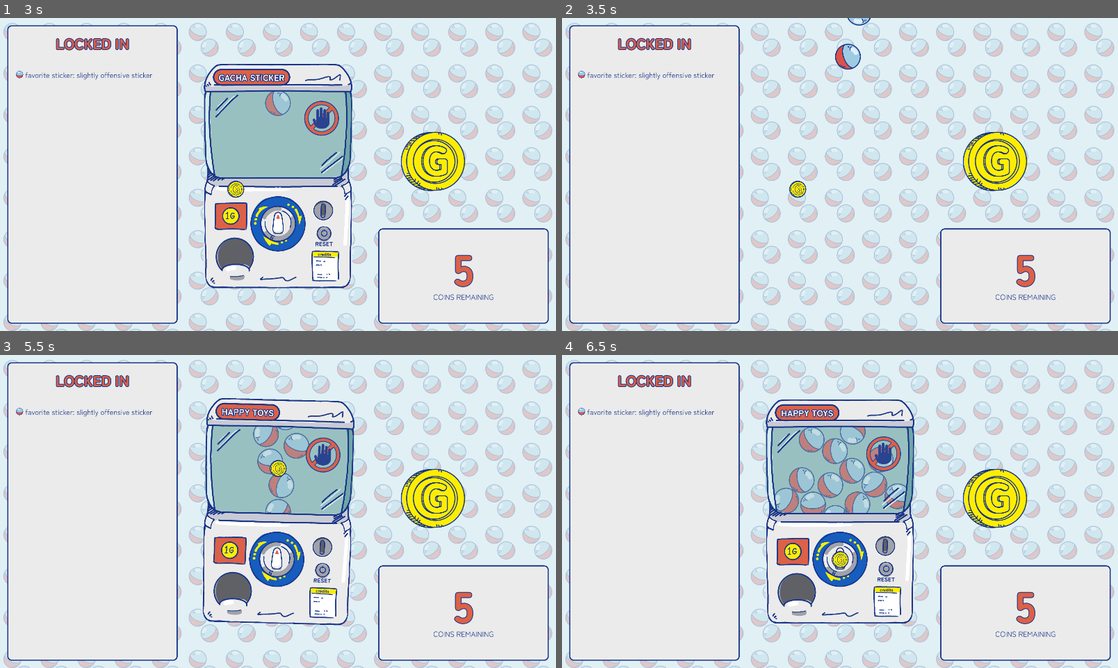
Above: before the commit, frames 1-4 (two rows, left to right).
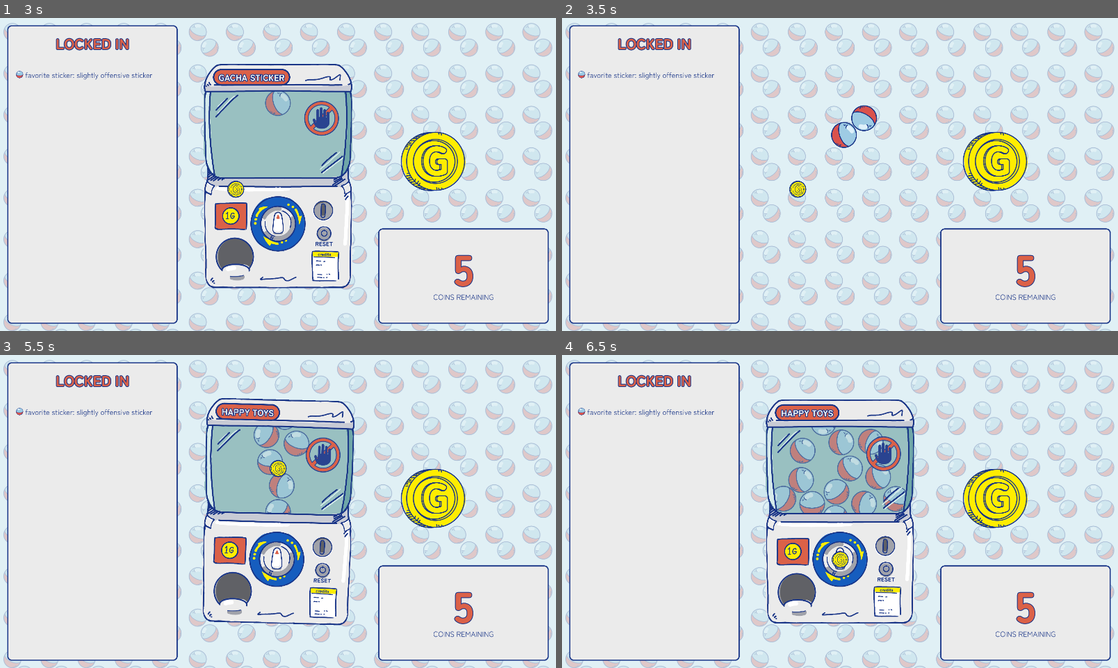
Above: after the commit, the same moments.

Repository: Jelligeth/GachaLife
Game: Godot game, scene res://scenes/main.tscn
The game is run twice, just before and just after one commit, with the same random seed, the same clock (stepped at 60 frames per second) and the same inputs.
Inputs (mouse positions are in pixels of both pictures, inside the frame that each line leads up to):
- Up to frame 1 (3 s): click "BEGIN" at 0.5 s; tap Enter at 1.25 s; move the mouse to (433, 158) at 1.27 s; click (433, 158) at 1.42 s; move the mouse to (233, 255) at 2.02 s; click (233, 255) at 2.17 s; click "LOCK IT IN" at 2.75 s
- Up to frame 2 (3.5 s): no input
- Up to frame 3 (5.5 s): move the mouse to (333, 442) at 3.52 s; click (333, 442) at 3.67 s; tap Space at 4.25 s; move the mouse to (250, 574) at 4.27 s; click (250, 574) at 4.42 s; move the mouse to (278, 467) at 5.02 s; click (278, 467) at 5.17 s
- Up to frame 4 (6.5 s): move the mouse to (840, 558) at 5.77 s; click (840, 558) at 5.92 s

Frame 1 is identical in both runs. In frame 2, 0.9% of the frame differs, in the area x 48-57%, y 0-42%; in frame 3, 0.4%; in frame 4, 2.3%, in the area x 37-62%, y 23-51%.

Commit message:
changes audio players to not be 2D

Diff:
--- a/scenes/UI.tscn
+++ b/scenes/UI.tscn
@@ -9,8 +9,8 @@
 [ext_resource type="Texture2D" uid="uid://cfrw3nykkilyl" path="res://art/half1.png" id="6_3na0x"]
 [ext_resource type="AudioStream" uid="uid://c36t50lpvck5n" path="res://sounds/lock.mp3" id="7_0k1jr"]
 [ext_resource type="AudioStream" uid="uid://e0tymq62s0q2" path="res://sounds/win.mp3" id="7_yn8xi"]
-[ext_resource type="AudioStream" uid="uid://b3uev3cy4mmrx" path="res://sounds/discard.wav" id="8_axprb"]
-[ext_resource type="AudioStream" uid="uid://c1terjn0fsr4c" path="res://sounds/ball/pop_open_1.wav" id="10_i8dcv"]
+[ext_resource type="AudioStream" uid="uid://dkdgcbrbm46m3" path="res://sounds/discard.mp3" id="8_26eml"]
+[ext_resource type="AudioStream" uid="uid://bwrdbyttvmqu" path="res://sounds/ball/pop_open_1.mp3" id="10_osndb"]
 [ext_resource type="PackedScene" uid="uid://d8cvbmyb61mv" path="res://scenes/background.tscn" id="11_iv72y"]
 
 [sub_resource type="StyleBoxFlat" id="StyleBoxFlat_r0ur3"]
@@ -42,10 +42,10 @@
 restart_button = NodePath("Theme/EndScreen/VBoxContainer/ButtonRestart")
 end_screen = NodePath("Theme/EndScreen")
 end_list = NodePath("Theme/EndScreen/VBoxContainer/EndList")
-open_ball_audio = NodePath("Theme/RewardScreen/AudioStreamPlayer2D")
-lock_audio = NodePath("Theme/RewardScreen/HboxContainer/MarginContainer/VBoxContainer/HBoxContainer/ButtonLock/AudioStreamPlayer2D")
-discard_audio = NodePath("Theme/RewardScreen/HboxContainer/MarginContainer/VBoxContainer/HBoxContainer/ButtonDiscard/AudioStreamPlayer2D2")
-win_audio = NodePath("Theme/EndScreen/WinAudio")
+open_ball_audio = NodePath("Theme/Audio/PopOpenAudio")
+lock_audio = NodePath("Theme/Audio/LockItInAudio")
+discard_audio = NodePath("Theme/Audio/DiscardAudio")
+win_audio = NodePath("Theme/Audio/WinAudio")
 
 [node name="Theme" type="Control" parent="."]
 layout_mode = 3
@@ -211,15 +211,13 @@
 horizontal_alignment = 1
 
 [node name="RewardScreen" type="PanelContainer" parent="Theme"]
-visible = false
-layout_mode = 1
-anchors_preset = 15
-anchor_right = 1.0
-anchor_bottom = 1.0
-grow_horizontal = 2
-grow_vertical = 2
-size_flags_horizontal = 3
-mouse_filter = 2
+layout_mode = 1
+anchors_preset = 15
+anchor_right = 1.0
+anchor_bottom = 1.0
+grow_horizontal = 2
+grow_vertical = 2
+size_flags_horizontal = 3
 
 [node name="ColorRect" type="ColorRect" parent="Theme/RewardScreen"]
 material = SubResource("ShaderMaterial_rcj0h")
@@ -317,32 +315,18 @@
 text = "LOCK
 IT IN"
 
-[node name="AudioStreamPlayer2D" type="AudioStreamPlayer2D" parent="Theme/RewardScreen/HboxContainer/MarginContainer/VBoxContainer/HBoxContainer/ButtonLock"]
-stream = ExtResource("7_0k1jr")
-volume_db = 10.0
-
 [node name="ButtonDiscard" type="Button" parent="Theme/RewardScreen/HboxContainer/MarginContainer/VBoxContainer/HBoxContainer"]
 layout_mode = 2
 size_flags_horizontal = 3
 text = "THROW
 IT AWAY"
 
-[node name="AudioStreamPlayer2D2" type="AudioStreamPlayer2D" parent="Theme/RewardScreen/HboxContainer/MarginContainer/VBoxContainer/HBoxContainer/ButtonDiscard"]
-position = Vector2(-574, 0)
-stream = ExtResource("8_axprb")
-volume_db = 10.0
-
 [node name="TextureRect2" type="TextureRect" parent="Theme/RewardScreen/HboxContainer"]
 layout_mode = 2
 mouse_filter = 2
 texture = ExtResource("6_3na0x")
 
-[node name="AudioStreamPlayer2D" type="AudioStreamPlayer2D" parent="Theme/RewardScreen"]
-stream = ExtResource("10_i8dcv")
-volume_db = 10.0
-
 [node name="EndScreen" type="PanelContainer" parent="Theme"]
-visible = false
 z_index = 2
 clip_contents = true
 layout_mode = 1
@@ -382,12 +366,7 @@
 theme_override_font_sizes/font_size = 80
 text = "THE END?"
 
-[node name="WinAudio" type="AudioStreamPlayer2D" parent="Theme/EndScreen"]
-stream = ExtResource("7_yn8xi")
-volume_db = 20.0
-
 [node name="StartScreen" type="PanelContainer" parent="Theme"]
-visible = false
 z_index = 2
 clip_contents = true
 layout_mode = 1
@@ -459,6 +438,31 @@
 theme_override_font_sizes/font_size = 80
 text = "BEGIN"
 
+[node name="Audio" type="Control" parent="Theme"]
+layout_mode = 1
+anchors_preset = 15
+anchor_right = 1.0
+anchor_bottom = 1.0
+grow_horizontal = 2
+grow_vertical = 2
+mouse_filter = 2
+
+[node name="LockItInAudio" type="AudioStreamPlayer" parent="Theme/Audio"]
+stream = ExtResource("7_0k1jr")
+volume_db = 10.0
+
+[node name="WinAudio" type="AudioStreamPlayer" parent="Theme/Audio"]
+stream = ExtResource("7_yn8xi")
+volume_db = 10.0
+
+[node name="PopOpenAudio" type="AudioStreamPlayer" parent="Theme/Audio"]
+stream = ExtResource("10_osndb")
+volume_db = 10.0
+
+[node name="DiscardAudio" type="AudioStreamPlayer" parent="Theme/Audio"]
+stream = ExtResource("8_26eml")
+volume_db = 10.0
+
 [connection signal="pressed" from="Theme/Game/HBoxContainer/Credits/Panel/VBoxContainer/Button" to="Theme/Game/HBoxContainer/Credits/Panel" method="hide"]
 [connection signal="pressed" from="Theme/RewardScreen/HboxContainer/MarginContainer/VBoxContainer/HBoxContainer/ButtonLock" to="." method="_on_button_lock_pressed"]
 [connection signal="pressed" from="Theme/RewardScreen/HboxContainer/MarginContainer/VBoxContainer/HBoxContainer/ButtonDiscard" to="." method="_on_button_discard_pressed"]
--- a/scenes/gacha_ball.gd
+++ b/scenes/gacha_ball.gd
@@ -1,7 +1,7 @@
 extends RigidBody2D
 class_name Ball
 
-@export var audio: AudioStreamPlayer2D
+@export var audio: AudioStreamPlayer
 
 func _ready() -> void:
 	contact_monitor = true
--- a/scenes/gacha_ball.tscn
+++ b/scenes/gacha_ball.tscn
@@ -2,8 +2,8 @@
 
 [ext_resource type="Texture2D" uid="uid://nbjytrs52v03" path="res://art/ball.png" id="1_cfdog"]
 [ext_resource type="Script" path="res://scenes/gacha_ball.gd" id="1_nqa8r"]
-[ext_resource type="AudioStream" uid="uid://k7mvc4nuxh2d" path="res://sounds/ball/ball_collision_1.wav" id="3_fgee4"]
-[ext_resource type="AudioStream" uid="uid://b0igbg7wsiv0l" path="res://sounds/ball/ball_collision_2.wav" id="4_mm6fi"]
+[ext_resource type="AudioStream" uid="uid://u1til2bipuax" path="res://sounds/ball/ball_collision_1.mp3" id="3_h68c8"]
+[ext_resource type="AudioStream" uid="uid://bui34crkjff2h" path="res://sounds/ball/ball_collision_2.mp3" id="4_it4pm"]
 
 [sub_resource type="PhysicsMaterial" id="PhysicsMaterial_x030b"]
 friction = 0.0
@@ -14,8 +14,8 @@
 [sub_resource type="AudioStreamRandomizer" id="AudioStreamRandomizer_u8211"]
 random_volume_offset_db = 10.0
 streams_count = 2
-stream_0/stream = ExtResource("3_fgee4")
-stream_1/stream = ExtResource("4_mm6fi")
+stream_0/stream = ExtResource("3_h68c8")
+stream_1/stream = ExtResource("4_it4pm")
 
 [node name="GachaBall" type="RigidBody2D" node_paths=PackedStringArray("audio")]
 mass = 5.0
@@ -29,7 +29,7 @@
 [node name="Sprite2D" type="Sprite2D" parent="."]
 texture = ExtResource("1_cfdog")
 
-[node name="AudioStreamPlayer2D" type="AudioStreamPlayer2D" parent="."]
+[node name="AudioStreamPlayer2D" type="AudioStreamPlayer" parent="."]
 stream = SubResource("AudioStreamRandomizer_u8211")
 volume_db = -10.0
 
--- a/scenes/gacha_machine.gd
+++ b/scenes/gacha_machine.gd
@@ -13,9 +13,9 @@
 @export var ball_node: Node2D
 @export var knob: Area2D
 @export_category("Audio")
-@export var audio_knob_turn: AudioStreamPlayer2D
-@export var audio_knob_stop: AudioStreamPlayer2D
-@export var audio_coinslot: AudioStreamPlayer2D
+@export var audio_knob_turn: AudioStreamPlayer
+@export var audio_knob_stop: AudioStreamPlayer
+@export var audio_coinslot: AudioStreamPlayer
 
 var turning: bool = false
 var spawning: bool = false
--- a/scenes/gacha_machine.tscn
+++ b/scenes/gacha_machine.tscn
@@ -33,6 +33,21 @@
 [sub_resource type="CircleShape2D" id="CircleShape2D_7ngg7"]
 radius = 120.0
 
+[sub_resource type="CircleShape2D" id="CircleShape2D_rj8wl"]
+radius = 80.0
+
+[sub_resource type="CircleShape2D" id="CircleShape2D_sc1v5"]
+radius = 50.0
+
+[sub_resource type="RectangleShape2D" id="RectangleShape2D_lcxjj"]
+size = Vector2(200, 250)
+
+[sub_resource type="AudioStreamRandomizer" id="AudioStreamRandomizer_meycg"]
+streams_count = 3
+stream_0/stream = ExtResource("13_kbkuw")
+stream_1/stream = ExtResource("14_pc7j1")
+stream_2/stream = ExtResource("15_mks63")
+
 [sub_resource type="AudioStreamRandomizer" id="AudioStreamRandomizer_mvamx"]
 streams_count = 3
 stream_0/stream = ExtResource("7_h36dy")
@@ -44,21 +59,6 @@
 stream_0/stream = ExtResource("10_t2qkh")
 stream_1/stream = ExtResource("11_7hpeo")
 stream_2/stream = ExtResource("12_ph3q8")
-
-[sub_resource type="CircleShape2D" id="CircleShape2D_rj8wl"]
-radius = 80.0
-
-[sub_resource type="AudioStreamRandomizer" id="AudioStreamRandomizer_meycg"]
-streams_count = 3
-stream_0/stream = ExtResource("13_kbkuw")
-stream_1/stream = ExtResource("14_pc7j1")
-stream_2/stream = ExtResource("15_mks63")
-
-[sub_resource type="CircleShape2D" id="CircleShape2D_sc1v5"]
-radius = 50.0
-
-[sub_resource type="RectangleShape2D" id="RectangleShape2D_lcxjj"]
-size = Vector2(200, 250)
 
 [sub_resource type="StyleBoxFlat" id="StyleBoxFlat_t475f"]
 bg_color = Color(0.858824, 0.380392, 0.282353, 1)
@@ -79,9 +79,9 @@
 machine_label = NodePath("Body/PanelContainer/MarginContainer/MachineLabel")
 ball_node = NodePath("Body/Balls")
 knob = NodePath("Body/Knob")
-audio_knob_turn = NodePath("Body/Knob/HappyKnob")
-audio_knob_stop = NodePath("Body/Knob/UnhappyKnob")
-audio_coinslot = NodePath("Body/CoinHole/AudioStreamPlayer2D")
+audio_knob_turn = NodePath("Body/HappyKnob")
+audio_knob_stop = NodePath("Body/UnhappyKnob")
+audio_coinslot = NodePath("Body/CoinHoleAudio")
 
 [node name="Body" type="Sprite2D" parent="."]
 texture = ExtResource("1_bebtx")
@@ -134,24 +134,11 @@
 [node name="CollisionShape2D" type="CollisionShape2D" parent="Body/Knob"]
 shape = SubResource("CircleShape2D_7ngg7")
 
-[node name="HappyKnob" type="AudioStreamPlayer2D" parent="Body/Knob"]
-position = Vector2(0, -330)
-stream = SubResource("AudioStreamRandomizer_mvamx")
-volume_db = 10.0
-
-[node name="UnhappyKnob" type="AudioStreamPlayer2D" parent="Body/Knob"]
-position = Vector2(0, -330)
-stream = SubResource("AudioStreamRandomizer_vqlen")
-volume_db = 10.0
-
 [node name="CoinHole" type="Area2D" parent="Body"]
 position = Vector2(315, 235)
 
 [node name="CollisionShape2D" type="CollisionShape2D" parent="Body/CoinHole"]
 shape = SubResource("CircleShape2D_rj8wl")
-
-[node name="AudioStreamPlayer2D" type="AudioStreamPlayer2D" parent="Body/CoinHole"]
-stream = SubResource("AudioStreamRandomizer_meycg")
 
 [node name="ResetLevel" type="Area2D" parent="Body"]
 position = Vector2(318, 396)
@@ -196,6 +183,17 @@
 horizontal_alignment = 1
 vertical_alignment = 1
 
+[node name="CoinHoleAudio" type="AudioStreamPlayer" parent="Body"]
+stream = SubResource("AudioStreamRandomizer_meycg")
+
+[node name="HappyKnob" type="AudioStreamPlayer" parent="Body"]
+stream = SubResource("AudioStreamRandomizer_mvamx")
+volume_db = 10.0
+
+[node name="UnhappyKnob" type="AudioStreamPlayer" parent="Body"]
+stream = SubResource("AudioStreamRandomizer_vqlen")
+volume_db = 10.0
+
 [node name="PanelContainer" type="PanelContainer" parent="Body"]
 offset_left = -450.0
 offset_top = -740.0
--- a/scenes/game_controller.gd
+++ b/scenes/game_controller.gd
@@ -4,7 +4,7 @@
 @export var gacha_list: JSON
 @export var gacha_machine: GachaMachine
 @export var coin_scene: PackedScene
-@export var audio_coin: AudioStreamPlayer2D
+@export var audio_coin: AudioStreamPlayer
 
 var level_arrays: Array = []
 
--- a/scenes/main.tscn
+++ b/scenes/main.tscn
@@ -24,7 +24,7 @@
 gacha_list = ExtResource("2_7jf06")
 gacha_machine = NodePath("GachaMachine")
 coin_scene = ExtResource("3_rh7ai")
-audio_coin = NodePath("CoinPurse/AudioStreamPlayer2D")
+audio_coin = NodePath("CoinAudio")
 
 [node name="UI" parent="." instance=ExtResource("1_83iu1")]
 
@@ -57,20 +57,20 @@
 [node name="CoinPurse" parent="." instance=ExtResource("6_6in7d")]
 position = Vector2(1060, -100)
 
-[node name="AudioStreamPlayer2D" type="AudioStreamPlayer2D" parent="CoinPurse"]
-stream = SubResource("AudioStreamRandomizer_kjsgl")
-
 [node name="GachaMachine" parent="." instance=ExtResource("2_4dilj")]
 
 [node name="Camera2D" type="Camera2D" parent="."]
 
-[node name="BGMusic" type="AudioStreamPlayer2D" parent="."]
+[node name="BGMusic" type="AudioStreamPlayer" parent="."]
 stream = ExtResource("6_e6wyu")
 autoplay = true
 
-[node name="Ambience" type="AudioStreamPlayer2D" parent="."]
+[node name="Ambience" type="AudioStreamPlayer" parent="."]
 stream = ExtResource("7_hj3sl")
 volume_db = -10.0
 autoplay = true
 
+[node name="CoinAudio" type="AudioStreamPlayer" parent="."]
+stream = SubResource("AudioStreamRandomizer_kjsgl")
+
 [connection signal="input_event" from="CoinPurse" to="." method="_on_coin_purse_input_event"]
--- a/scenes/ui.gd
+++ b/scenes/ui.gd
@@ -18,10 +18,10 @@
 @export var end_screen: PanelContainer
 @export var end_list: VBoxContainer
 @export_category("Audio")
-@export var open_ball_audio: AudioStreamPlayer2D
-@export var lock_audio: AudioStreamPlayer2D
-@export var discard_audio: AudioStreamPlayer2D
-@export var win_audio: AudioStreamPlayer2D
+@export var open_ball_audio: AudioStreamPlayer
+@export var lock_audio: AudioStreamPlayer
+@export var discard_audio: AudioStreamPlayer
+@export var win_audio: AudioStreamPlayer
 
 func _ready() -> void:
 	reward_screen.hide()
@@ -89,3 +89,4 @@
 
 func _on_start_button_pressed() -> void:
 	win_audio.play()
+	#lock_audio.play()
Not shown, added: sounds/ball/ball_collision_1.mp3.import
Not shown, removed: sounds/ball/ball_collision_1.wav.import
Not shown, added: sounds/ball/ball_collision_2.mp3.import
Not shown, removed: sounds/ball/ball_collision_2.wav.import
Not shown, added: sounds/ball/pop_open_1.mp3.import
Not shown, removed: sounds/ball/pop_open_1.wav.import
Not shown, added: sounds/discard.mp3.import
Not shown, removed: sounds/discard.wav.import
Not shown, changed: sounds/win.mp3.import
Not shown, added: sounds/ball/ball_collision_1.mp3
Not shown, removed: sounds/ball/ball_collision_1.wav
Not shown, added: sounds/ball/ball_collision_2.mp3
(and 5 more such lines)
